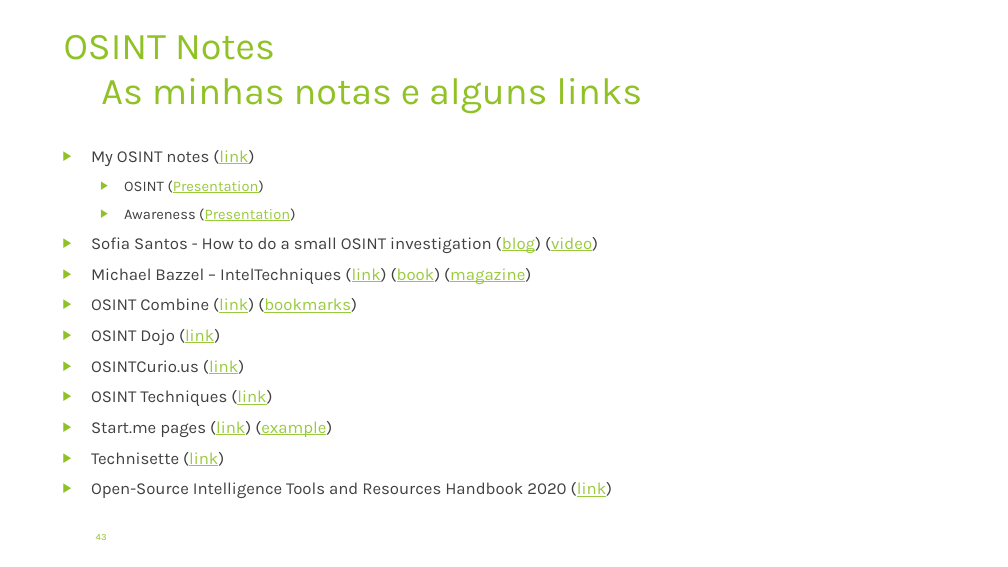
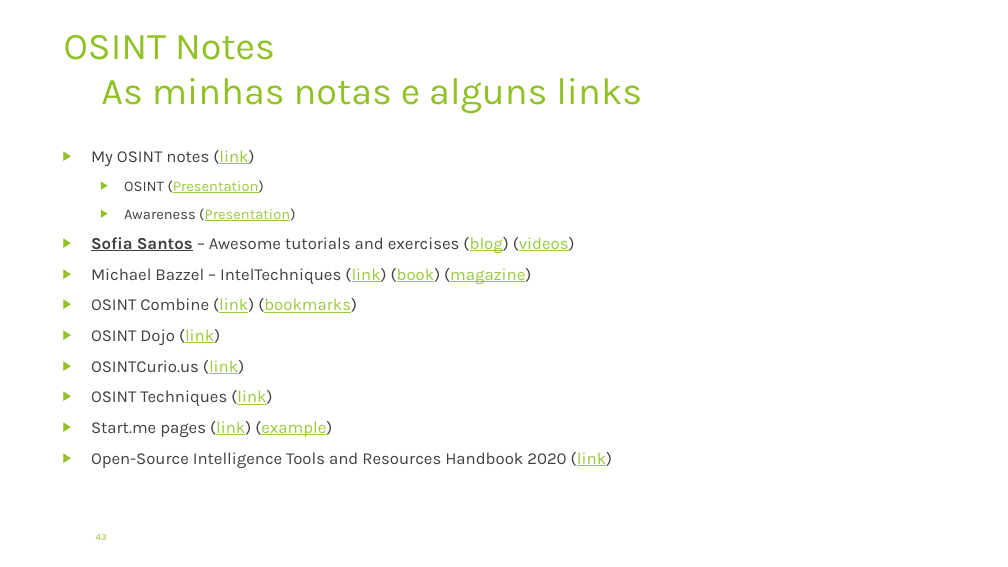
Before and after one commit to pedroaovieira/osint, a slide deck: slide 43 of presentation/RootedCON/OSINT_RootedCON_pt_Portugal_Edition.pptx. Drawn at 1008x567 pixels with LibreOffice and Linux fonts; fonts in the diff are those of the drawing; background and template pictures are left out. Boxes give left, top, right and bottom in pixels: in the first picture for what was removed or moved away, otherwise in the second. Text is boxed around its words. In the diff, an @@ line names an element or a change of style, - is before the commit and + after.

```diff
--- a/presentation/RootedCON/OSINT_RootedCON_pt_Portugal_Edition.pptx
+++ b/presentation/RootedCON/OSINT_RootedCON_pt_Portugal_Edition.pptx
@@ text at <box>91,237,575,253</box>: text changed @@
-▶ Sofia Santos - How to do a small OSINT investigation (blog) (video)
+▶ Sofia Santos – Awesome tutorials and exercises (blog) (videos)
@@ text at <box>91,452,224,466</box>: paragraph removed @@
-▶ Technisette (link)
```
Also in this commit, not shown: 8 other slides changed, 3 other files.
